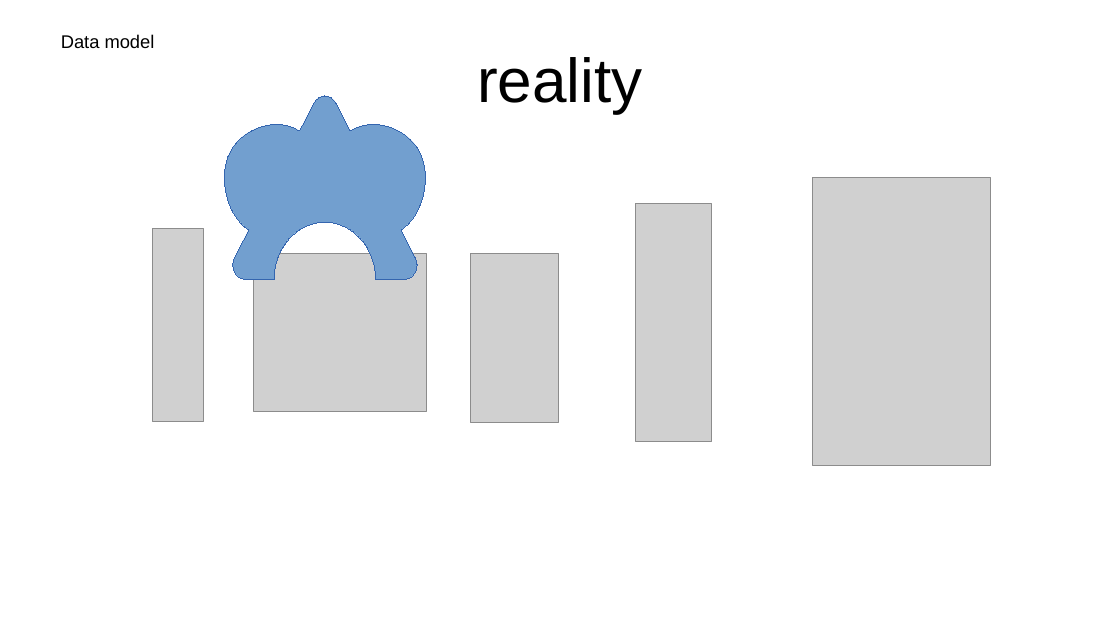
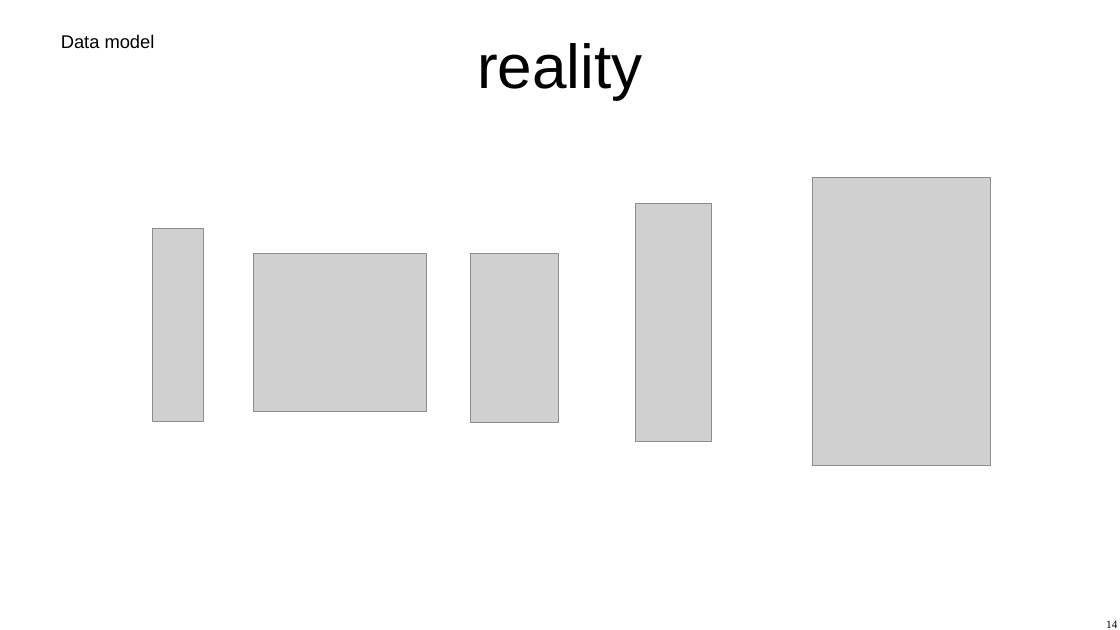
Before and after one commit to XibrenX/MasterThesis, a slide deck: slide 14 of slides/presentatie.odp (slide 13 before the commit). Drawn at 1120x630 pixels with LibreOffice and Linux fonts; fonts in the diff are those of the drawing; grey boxes stand for pictures. Boxes give left, top, right and bottom in pixels: in the first picture for what was removed or moved away, otherwise in the second. Text is boxed around its words. In the diff, an @@ line names an element or a change of style, - is before the commit and + after.

```diff
--- a/slides/presentatie.odp
+++ b/slides/presentatie.odp
@@ title "reality": place and size @@
-title "reality" at [477,57,642,113]
+title "reality" at [477,43,642,99]
@@ freeform shape removed at [224,51,427,279] @@
@@ page number added at [1106,620,1117,628], 8 pt, text #000000 @@
+14
```
Also in this commit, not shown: 34 other slides changed, 7 slides added, 1 slide removed, 5 other files.
